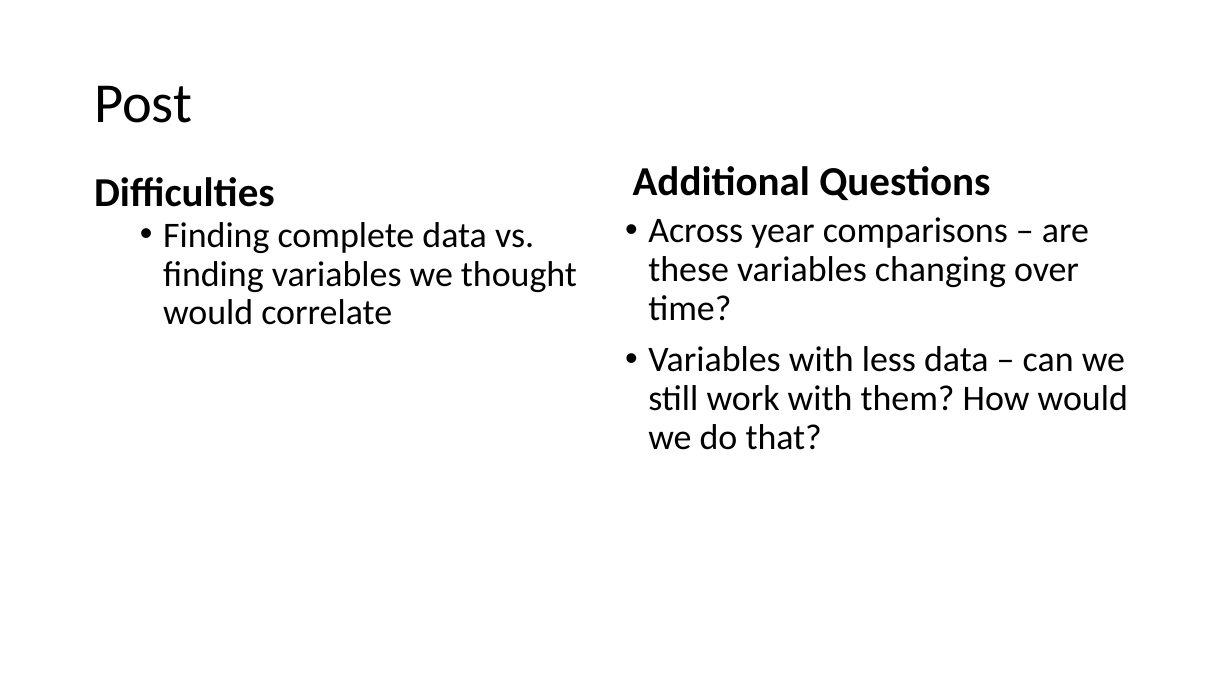
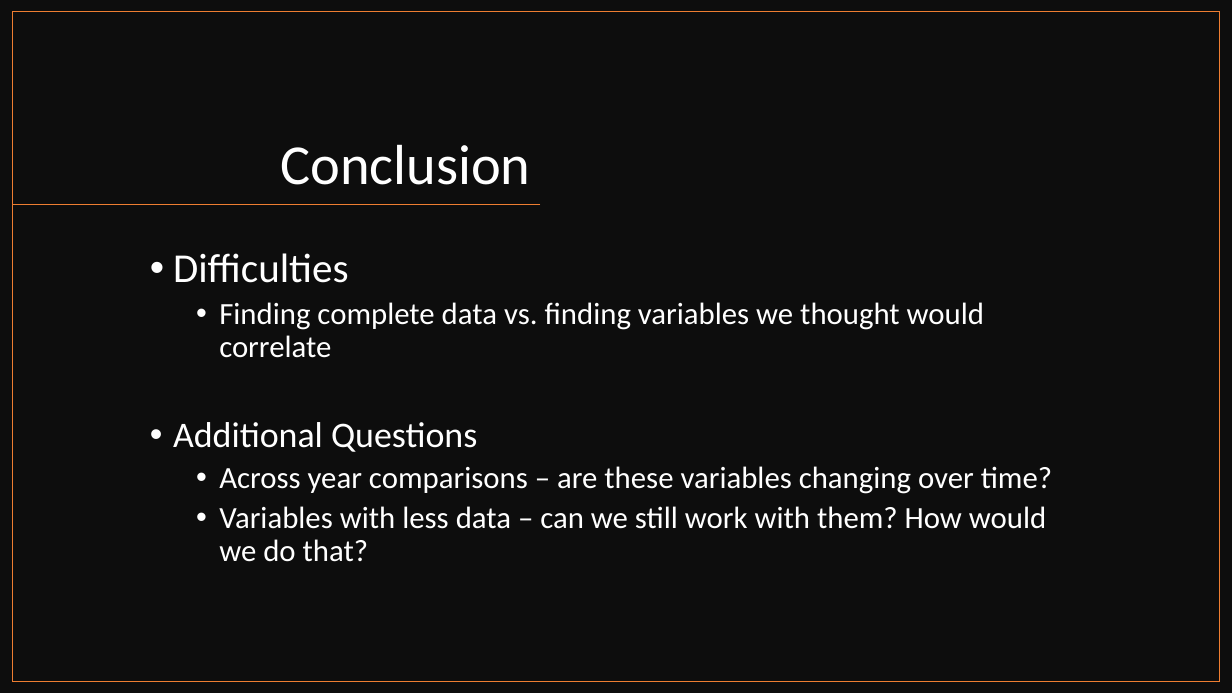
Before and after one commit to patpetrus/project-1-group-5, a slide deck: slide 27 of group5_presentation.pptx (slide 9 before the commit). Drawn at 1232x693 pixels with LibreOffice and Linux fonts; fonts in the diff are those of the drawing. Boxes give left, top, right and bottom in pixels: in the first picture for what was removed or moved away, otherwise in the second. Text is boxed around its words. In the diff, an @@ line names an element or a change of style, - is before the commit and + after.

```diff
--- a/group5_presentation.pptx
+++ b/group5_presentation.pptx
@@ rectangle added at (x1=0, y1=0, x2=1232, y2=693), fill #0D0D0D @@
@@ rectangle added at (x1=13, y1=12, x2=1220, y2=682), outline #ED7D31 1 pt @@
@@ title removed at (x1=94, y1=85, x2=192, y2=123) @@
-Post
@@ title added at (x1=280, y1=144, x2=530, y2=185), 44 pt, text #FFFFFF @@
+Conclusion
@@ text removed at (x1=94, y1=177, x2=275, y2=207) @@
-Difficulties
@@ text removed at (x1=633, y1=166, x2=990, y2=200) @@
-Additional Questions
@@ line added from (541, 205) to (13, 205), #ED7D31 1 pt @@
@@ text removed at (x1=163, y1=222, x2=577, y2=325) @@
-  • Finding complete data vs. finding variables we thought would correlate
@@ text "Difficulties" moved from (x1=648, y1=217, x2=1128, y2=450) to (x1=173, y1=253, x2=1052, y2=562) @@
@@ text at (x1=173, y1=253, x2=984, y2=452): paragraphs added @@
+• Difficulties
+  • Finding complete data vs. finding variables we thought would correlate
+• Additional Questions
@@ text at (x1=219, y1=466, x2=1052, y2=562): size 28 to 24 pt, text colour #000000 to #FFFFFF in "Across year comparisons – are these variables ...", "Variables with less data – can we ..."; list level 1 to 2 in "Across year comparisons – are ..."; list level 1 to 2 in "Variables with less data – ..." @@
```
Also in this commit, not shown: 4 other slides changed, 23 slides added, 5 slides removed.
